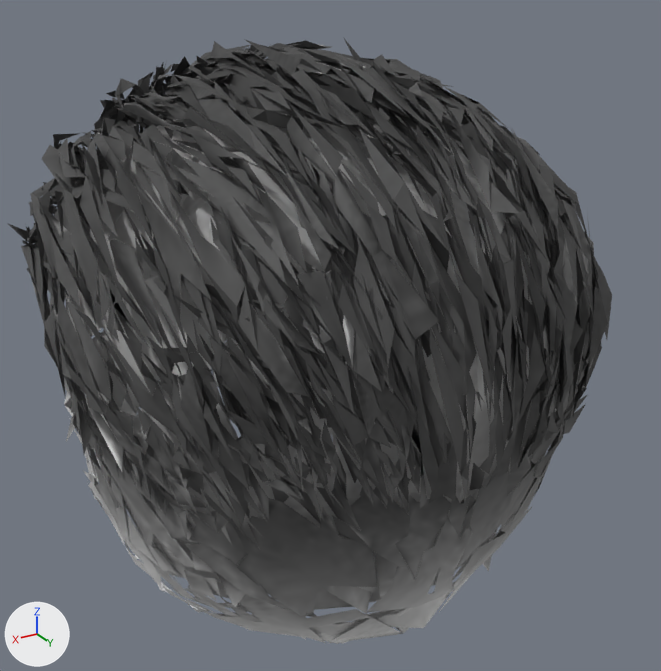
The glTF model app/public/models_m/hair_slick.glb as it was, and as the next commit left it.
Before and after are seen from a 50 mm lens placed at (0.165, 0.303, 0.038), pointed at (-0.008, 0.015, -0.107). The lights are fixed; the arrows at lower left show +X, +Y and +Z. The older version comes first.
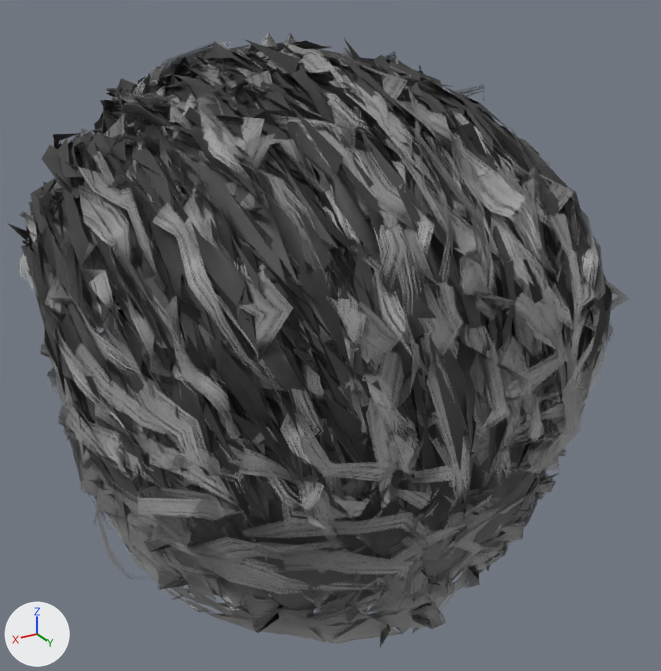
Changed parts and their boxes (x1, y1, x2, y2) in the pictures (661 x 671 px):
'haircards', added: after (19, 32, 628, 647)

The edits, one by one:
Picture 'haircards' (img_haircards) is new.
Material 'haircards' (mat_haircards) is new.
Uses the picture img_haircards.
Mesh me_haircards is new.
It has 7254 vertices, 6044 faces and spans x -0.109..0.104, y -0.113..0.13, z -0.199..0.005.
It uses material mat_haircards.
Object 'haircards' (ob_haircards) is new; it shows me_haircards.
Its location is (0.0, 0.0, 0.0).
